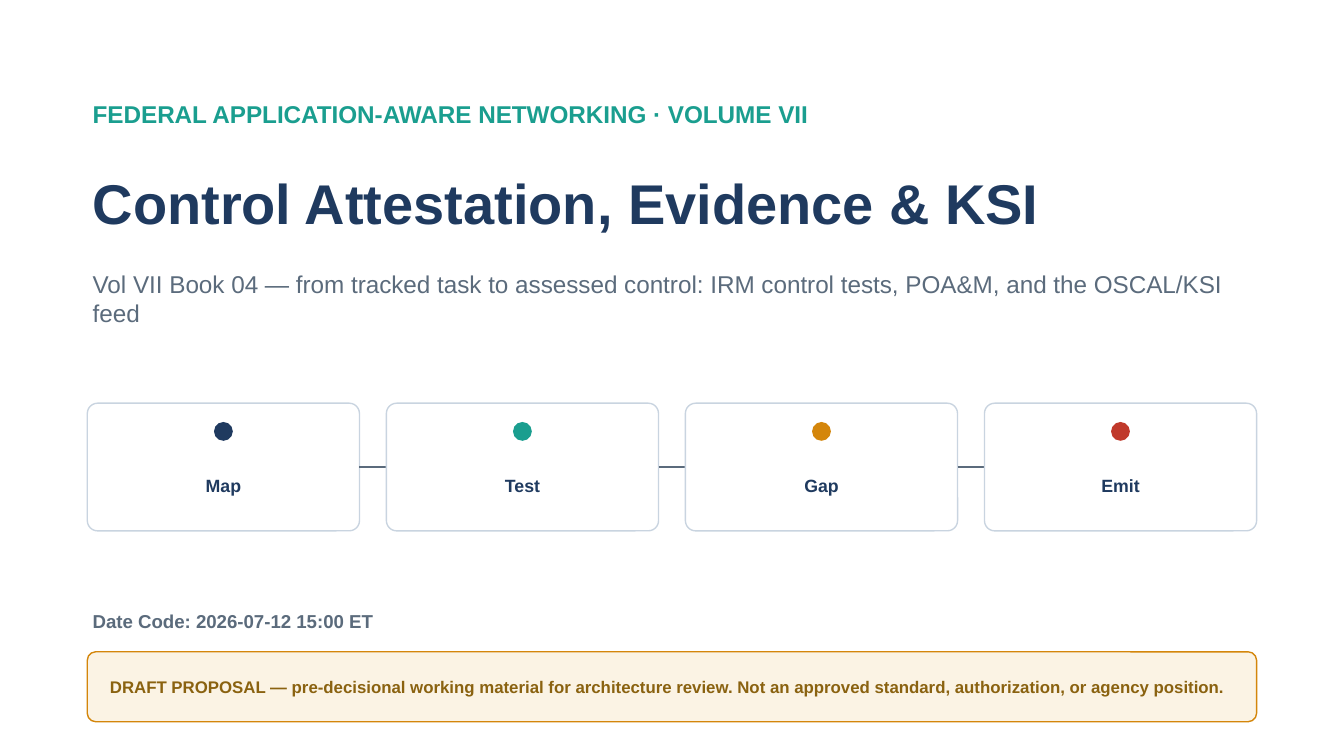
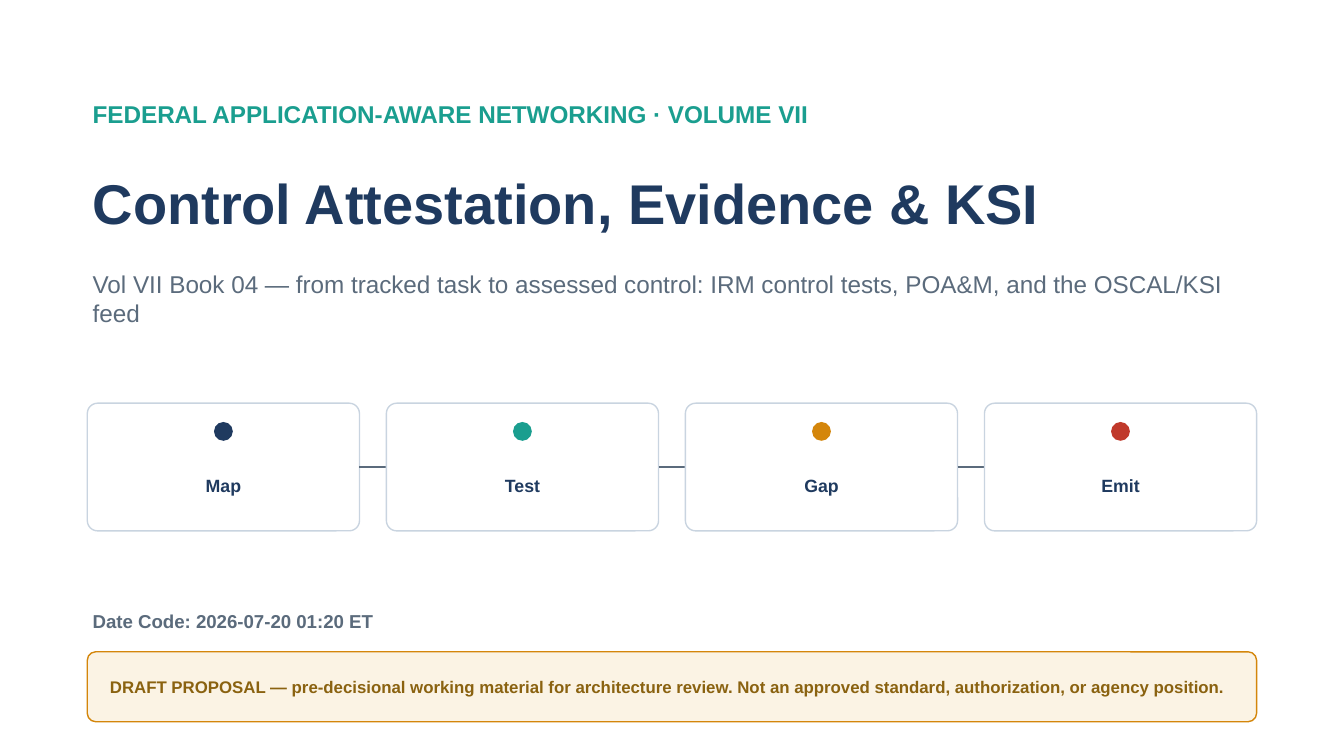
Before and after one commit to WhalerMike/uiao, a slide deck: slide 1 of docs/customer-documents/orgcomp-series/Vol_VII_Book_04_OrgComp_Control_Attestation_Evidence_KSI.pptx. Drawn at 1344x756 pixels with LibreOffice and Linux fonts; fonts in the diff are those of the drawing. Boxes give left, top, right and bottom in pixels: in the first picture for what was removed or moved away, otherwise in the second. Text is boxed around its words. In the diff, an @@ line names an element or a change of style, - is before the commit and + after.

```diff
--- a/docs/customer-documents/orgcomp-series/Vol_VII_Book_04_OrgComp_Control_Attestation_Evidence_KSI.pptx
+++ b/docs/customer-documents/orgcomp-series/Vol_VII_Book_04_OrgComp_Control_Attestation_Evidence_KSI.pptx
@@ text at box(93, 614, 373, 628): text changed @@
-Date Code: 2026-07-12 15:00 ET
+Date Code: 2026-07-20 01:20 ET
```
Also in this commit, not shown: 8 other slides changed, 4 other files.
